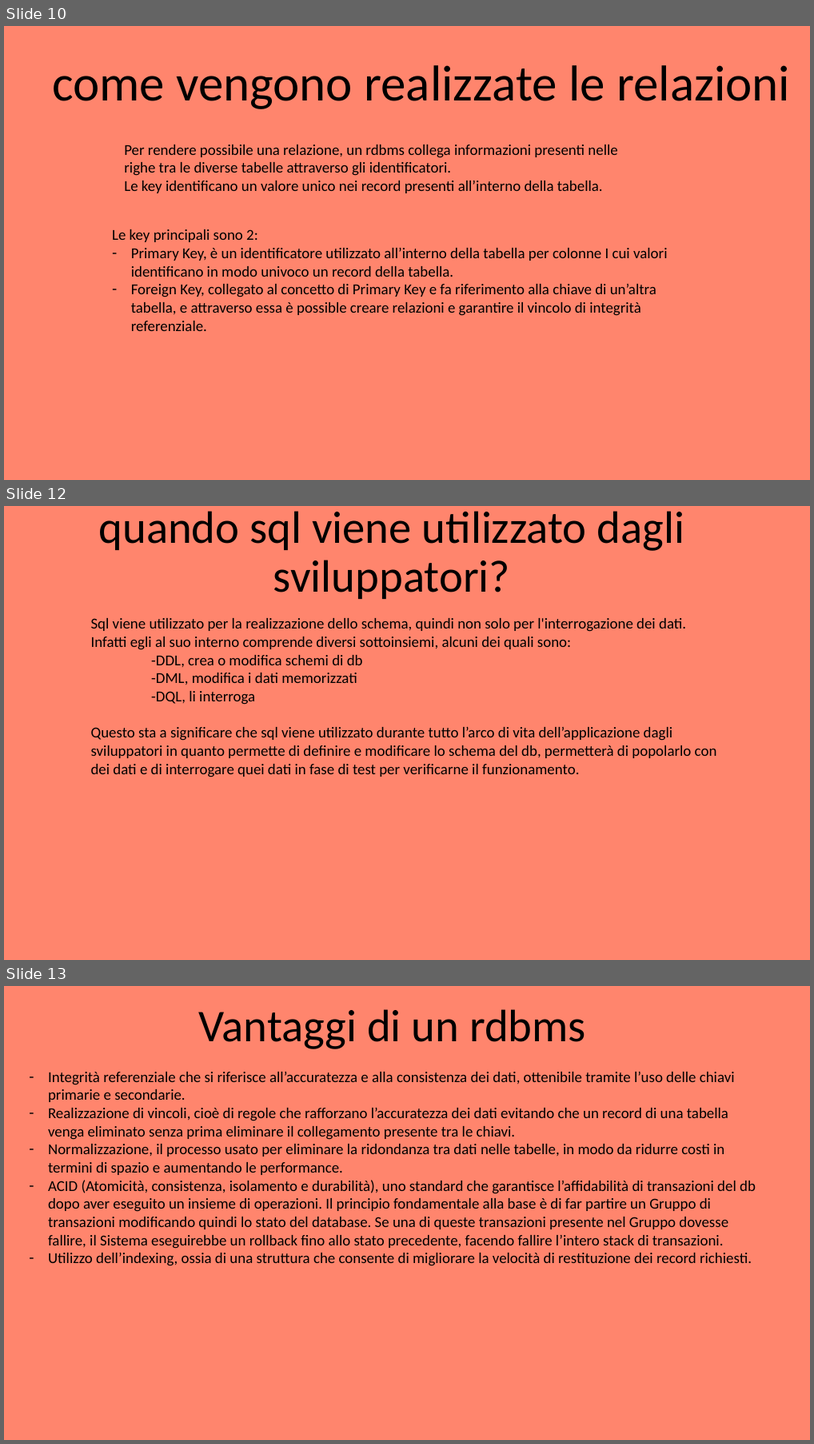
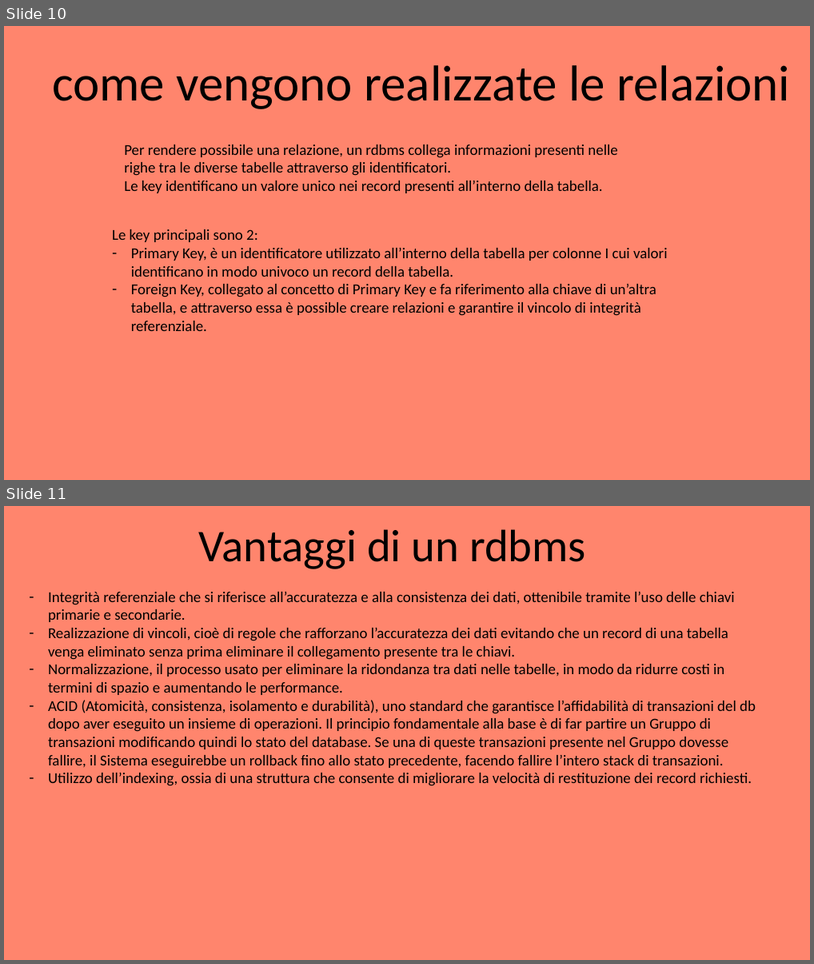
Before and after one commit to EmanueleCitarella/presentationAS, a slide deck: Sql vs NoSql.pptx. Shown one above the other, each under a label of ours: slides 10, 12 and 13 before the commit, slides 10 and 11 after it; the slides between them are not shown. The pictures are 814x1444 and 814x964 pixels, drawn with LibreOffice and Linux fonts; fonts in the diff are those of the drawing. Boxes give left, top, right and bottom in pixels: in the first picture for what was removed or moved away, otherwise in the second. Text is boxed around its words. In the diff, an @@ line names an element or a change of style, - is before the commit and + after.

```diff
--- a/Sql vs NoSql.pptx
+++ b/Sql vs NoSql.pptx
@@ slide 12 removed at [4, 506, 810, 960], background #FF856D @@
@@ title removed at [99, 511, 686, 599] @@
-quando sql viene utilizzato dagli sviluppatori?
@@ text removed at [91, 618, 718, 777] @@
-Sql viene utilizzato per la realizzazione dello schema, quindi non solo per l'interrogazione dei dati.
-Infatti egli al suo interno comprende diversi sottoinsiemi, alcuni dei quali sono:
--DDL, crea o modifica schemi di db
--DML, modifica i dati memorizzati
--DQL, li interroga
-Questo sta a significare che sql viene utilizzato durante tutto l’arco di vita dell’applicazione dagli sviluppatori in quanto permette di definire e modificare lo schema del db, permetterà di popolarlo con dei dati e di interrogare quei dati in fase di test per verificarne il funzionamento.
@@ what was slide 13 is now slide 11 @@
```
Also in this commit, not shown: 5 slides changed, 1 other slide removed, 1 other file.
